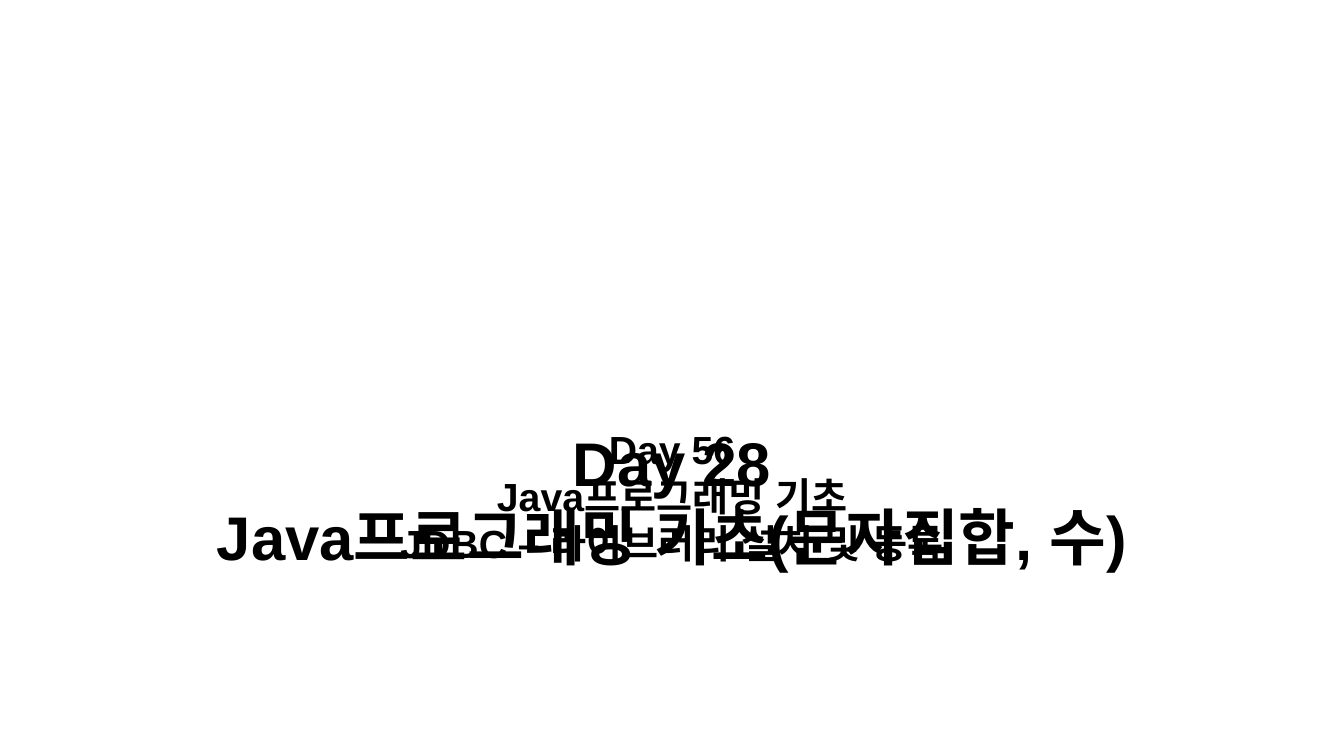
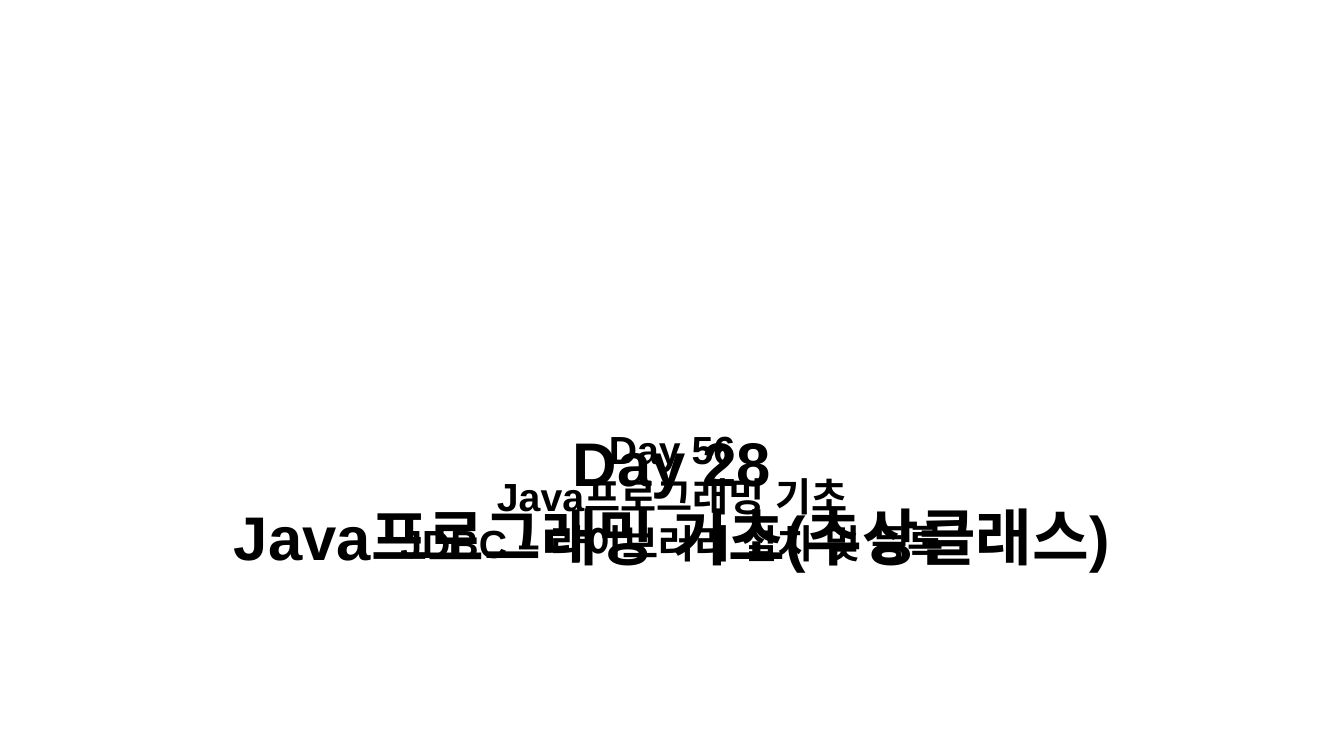
Before and after one commit to kknaks/kknaks.github.io, a slide deck: slide 27 of assets/img/posts/ClassThumbnail.pptx (slide 30 before the commit). Drawn at 1344x756 pixels with LibreOffice and Linux fonts; fonts in the diff are those of the drawing; background and template pictures are left out. Boxes give left, top, right and bottom in pixels: in the first picture for what was removed or moved away, otherwise in the second. Text is boxed around its words. In the diff, an @@ line names an element or a change of style, - is before the commit and + after.

```diff
--- a/assets/img/posts/ClassThumbnail.pptx
+++ b/assets/img/posts/ClassThumbnail.pptx
@@ text at box(234, 497, 1110, 573): text changed @@
-Java프로그래밍 기초(문자집합, 수)
+Java프로그래밍 기초(추상클래스)
```
Also in this commit, not shown: 26 other slides changed, 3 slides removed, 21 other files.
